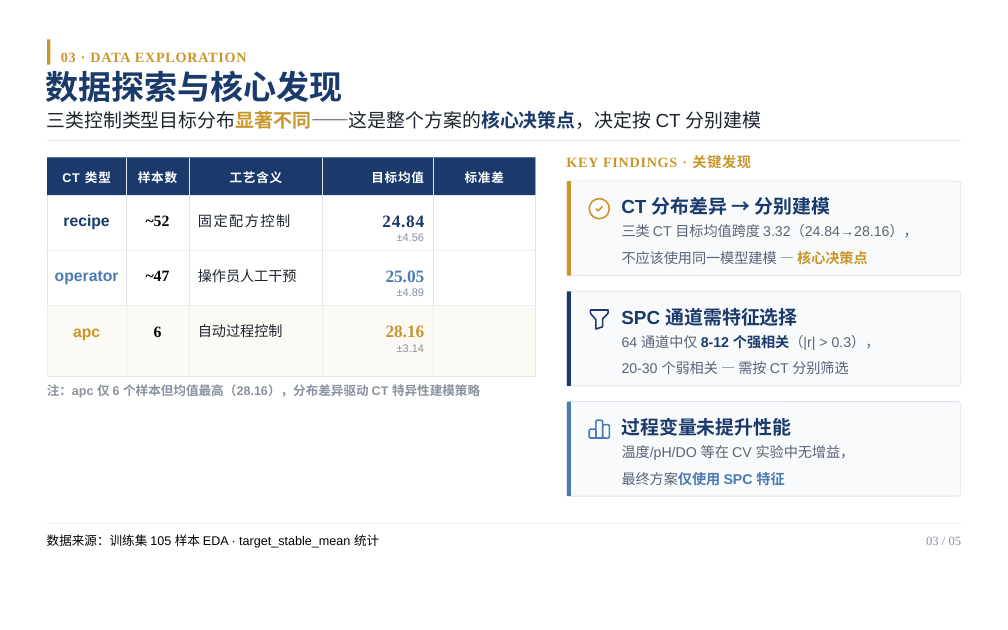
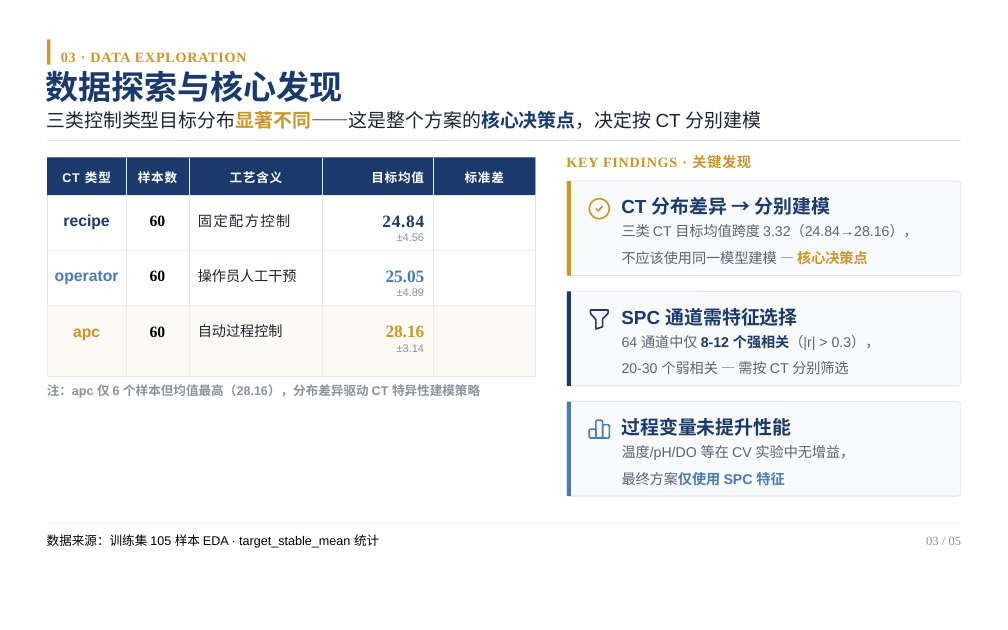
Before and after one commit to lililll-study/MT-lhy-project, a slide deck: slide 3 of Project Overview.pptx. Drawn at 1008x630 pixels with LibreOffice and Linux fonts; fonts in the diff are those of the drawing. Boxes give left, top, right and bottom in pixels: in the first picture for what was removed or moved away, otherwise in the second. Text is boxed around its words. In the diff, an @@ line names an element or a change of style, - is before the commit and + after.

```diff
--- a/Project Overview.pptx
+++ b/Project Overview.pptx
@@ text at (150,215,166,226): text changed @@
-~52
+60
@@ text at (150,270,166,281): text changed @@
-~47
+60
@@ text at (150,326,166,337): text changed @@
-6
+60
```
Also in this commit, not shown: 2 other slides changed.
